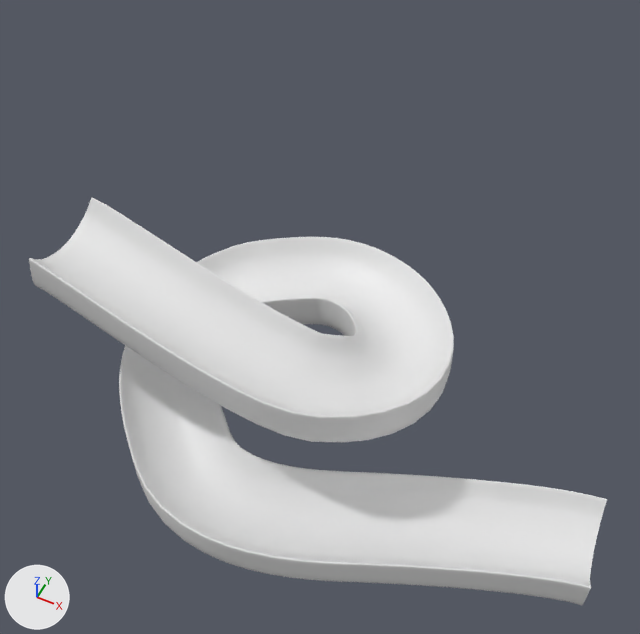
The Blender file Assets/Pipes/pipe1.blend as it was, and as the next commit left it.
One viewpoint serves both versions: a camera (50 mm lens) standing at (7.31, -9.23, 19.72) and looking at (1.99, 1.4, 6.44). The lights are fixed; the arrows at lower left show +X, +Y and +Z.

The scene before the commit, as lines of its bpy script (objects in view):
```python
cu_beziercurve = bpy.data.curves.new('BezierCurve', 'CURVE')
cu_beziercurve.dimensions = '3D'
_sp = cu_beziercurve.splines.new('BEZIER'); _sp.bezier_points.add(8)
_sp.bezier_points.foreach_set('co', [-4.303, -0.106, -0.28, 1.414, -0.213, -1.549, 1.524, 2.827, -2.435, -0.403, 3.264, -2.72, -1.904, 2.387, -2.883, -2.426, 0.696, -3.15, -0.861, -1.761, -3.517, 2.802, -1.422, -3.837, 7.166, 0.299, -4.093])
_sp.bezier_points.foreach_set('handle_left', [-5.0, -0.106, -0.16, 0.512, -0.727, -1.348, 2.419, 2.02, -2.181, 0.377, 3.585, -2.676, -1.634, 2.605, -2.754, -2.434, 0.96, -3.141, -1.411, -1.269, -3.425, 2.1, -1.764, -3.795, 6.205, 0.197, -4.108])
_sp.bezier_points.foreach_set('handle_right', [-3.439, -0.106, -0.429, 2.945, 0.66, -1.889, 1.213, 3.106, -2.523, -0.798, 3.102, -2.743, -2.682, 1.757, -3.258, -2.396, -0.431, -3.189, 0.222, -2.731, -3.697, 3.806, -0.933, -3.898, 8.139, 0.402, -4.077])
for _p, _l, _r in zip(_sp.bezier_points, ['ALIGNED', 'ALIGNED', 'ALIGNED', 'ALIGNED', 'ALIGNED', 'ALIGNED', 'ALIGNED', 'ALIGNED', 'ALIGNED'], ['ALIGNED', 'ALIGNED', 'ALIGNED', 'ALIGNED', 'ALIGNED', 'ALIGNED', 'ALIGNED', 'ALIGNED', 'ALIGNED']): _p.handle_left_type = _l; _p.handle_right_type = _r
_sp.order_u = 0
_sp.order_v = 0
cu_beziercurve.use_path_clamp = True
cu_beziercurve.bevel_mode = 'OBJECT'
cu_beziercurve.bevel_resolution = 0
cu_beziercurve.fill_mode = 'HALF'
cu_beziercurve.twist_mode = 'Z_UP'
cu_beziercurve.use_fill_caps = True
cu_beziercurve.bevel_object = ob_beziercircle
ob_beziercurve = bpy.data.objects.new('BezierCurve', cu_beziercurve)
ob_beziercurve.location = (1.29, 0.22, 8.17)
```
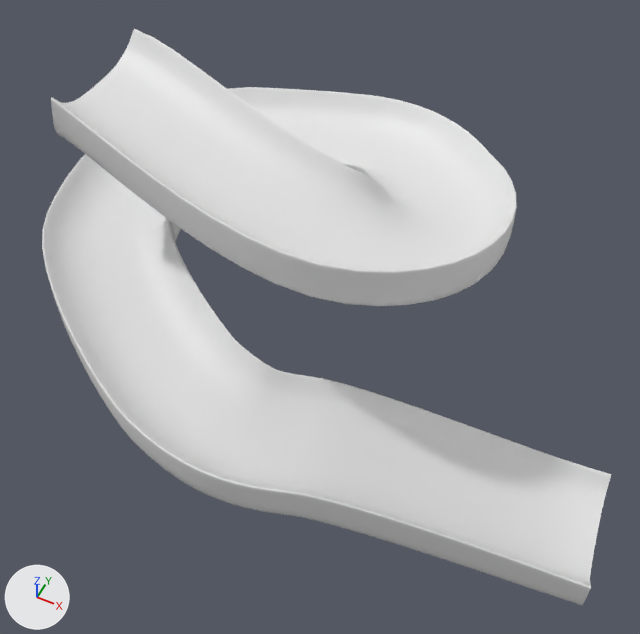
Diff of the bpy script that builds the scene:
```diff
--- a/Assets/Pipes/pipe1.blend.py
+++ b/Assets/Pipes/pipe1.blend.py
@@ cu_beziercircle @@
 _sp = cu_beziercircle.splines.new('BEZIER'); _sp.bezier_points.add(6)
-_sp.bezier_points.foreach_set('co', [-0.963, -0.0449, 0.0, -0.628, -0.311, 0.0, 0.00437, -0.54, 0.0, 0.664, -0.343, 0.0, 1.045, -0.0612, 0.0, 0.682, -1.02, 0.0, -0.695, -1.014, 0.0])
-_sp.bezier_points.foreach_set('handle_left', [-0.965, -0.321, 0.0, -0.834, -0.188, 0.0, -0.216, -0.537, 0.0, 0.439, -0.48, 0.0, 1.044, 0.169, 0.0, 1.08, -1.02, 0.0, -0.337, -1.013, 0.0])
-_sp.bezier_points.foreach_set('handle_right', [-0.962, 0.174, 0.0, -0.368, -0.466, 0.0, 0.229, -0.543, 0.0, 0.918, -0.188, 0.0, 1.047, -0.641, 0.0, 0.274, -1.021, 0.0, -1.06, -1.016, 0.0])
+_sp.bezier_points.foreach_set('co', [-1.575, -0.0449, 0.0, -1.24, -0.311, 0.0, -0.28, -0.519, 0.0, 0.664, -0.343, 0.0, 1.045, -0.0612, 0.0, 0.682, -1.02, 0.0, -1.306, -1.014, 0.0])
+_sp.bezier_points.foreach_set('handle_left', [-1.577, -0.321, 0.0, -1.445, -0.188, 0.0, -0.878, -0.51, 0.0, 0.439, -0.48, 0.0, 1.044, 0.169, 0.0, 1.08, -1.02, 0.0, -0.949, -1.013, 0.0])
+_sp.bezier_points.foreach_set('handle_right', [-1.574, 0.174, 0.0, -0.98, -0.466, 0.0, 0.236, -0.526, 0.0, 0.918, -0.188, 0.0, 1.047, -0.641, 0.0, 0.274, -1.021, 0.0, -1.672, -1.016, 0.0])
 for _p, _l, _r in zip(_sp.bezier_points, ['ALIGNED', 'ALIGNED', 'ALIGNED', 'ALIGNED', 'ALIGNED', 'ALIGNED', 'ALIGNED'], ['ALIGNED', 'ALIGNED', 'ALIGNED', 'ALIGNED', 'ALIGNED', 'ALIGNED', 'ALIGNED']): _p.handle_left_type = _l; _p.handle_right_type = _r
@@ cu_beziercurve @@
 _sp = cu_beziercurve.splines.new('BEZIER'); _sp.bezier_points.add(8)
-_sp.bezier_points.foreach_set('co', [-4.303, -0.106, -0.28, 1.414, -0.213, -1.549, 1.524, 2.827, -2.435, -0.403, 3.264, -2.72, -1.904, 2.387, -2.883, -2.426, 0.696, -3.15, -0.861, -1.761, -3.517, 2.802, -1.422, -3.837, 7.166, 0.299, -4.093])
-_sp.bezier_points.foreach_set('handle_left', [-5.0, -0.106, -0.16, 0.512, -0.727, -1.348, 2.419, 2.02, -2.181, 0.377, 3.585, -2.676, -1.634, 2.605, -2.754, -2.434, 0.96, -3.141, -1.411, -1.269, -3.425, 2.1, -1.764, -3.795, 6.205, 0.197, -4.108])
-_sp.bezier_points.foreach_set('handle_right', [-3.439, -0.106, -0.429, 2.945, 0.66, -1.889, 1.213, 3.106, -2.523, -0.798, 3.102, -2.743, -2.682, 1.757, -3.258, -2.396, -0.431, -3.189, 0.222, -2.731, -3.697, 3.806, -0.933, -3.898, 8.139, 0.402, -4.077])
+_sp.bezier_points.foreach_set('co', [-4.303, 1.495, 2.328, 1.501, 0.996, 1.128, 2.027, 4.376, 0.173, -0.259, 5.457, -0.121, -3.041, 4.76, -0.322, -4.444, 0.948, -0.918, -0.861, -1.761, -1.528, 1.926, -1.422, -2.073, 7.166, 0.299, -4.093])
+_sp.bezier_points.foreach_set('handle_left', [-5.0, 1.495, 2.448, -0.056, 0.216, 1.408, 2.923, 3.569, 0.428, 1.077, 5.592, -0.0167, -2.696, 4.886, -0.278, -4.528, 1.197, -0.89, -1.566, -1.546, -1.433, 1.219, -1.699, -1.884, 6.205, 0.197, -4.108])
+_sp.bezier_points.foreach_set('handle_right', [-3.439, 1.494, 2.179, 3.074, 1.785, 0.845, 1.717, 4.656, 0.0852, -0.786, 5.404, -0.162, -5.519, 3.862, -0.634, -4.11, -0.0414, -1.033, 0.668, -2.228, -1.735, 3.177, -0.933, -2.408, 8.139, 0.402, -4.077])
 for _p, _l, _r in zip(_sp.bezier_points, ['ALIGNED', 'ALIGNED', 'ALIGNED', 'ALIGNED', 'ALIGNED', 'ALIGNED', 'ALIGNED', 'ALIGNED', 'ALIGNED'], ['ALIGNED', 'ALIGNED', 'ALIGNED', 'ALIGNED', 'ALIGNED', 'ALIGNED', 'ALIGNED', 'ALIGNED', 'ALIGNED']): _p.handle_left_type = _l; _p.handle_right_type = _r
```

Pixel boxes [x1, y1, x2, y2] of what changed, in the pictures (640 x 634 px):
'BezierCurve', reshaped (41% taller)
    before: [29, 197, 607, 605]
    after: [42, 29, 612, 605]
